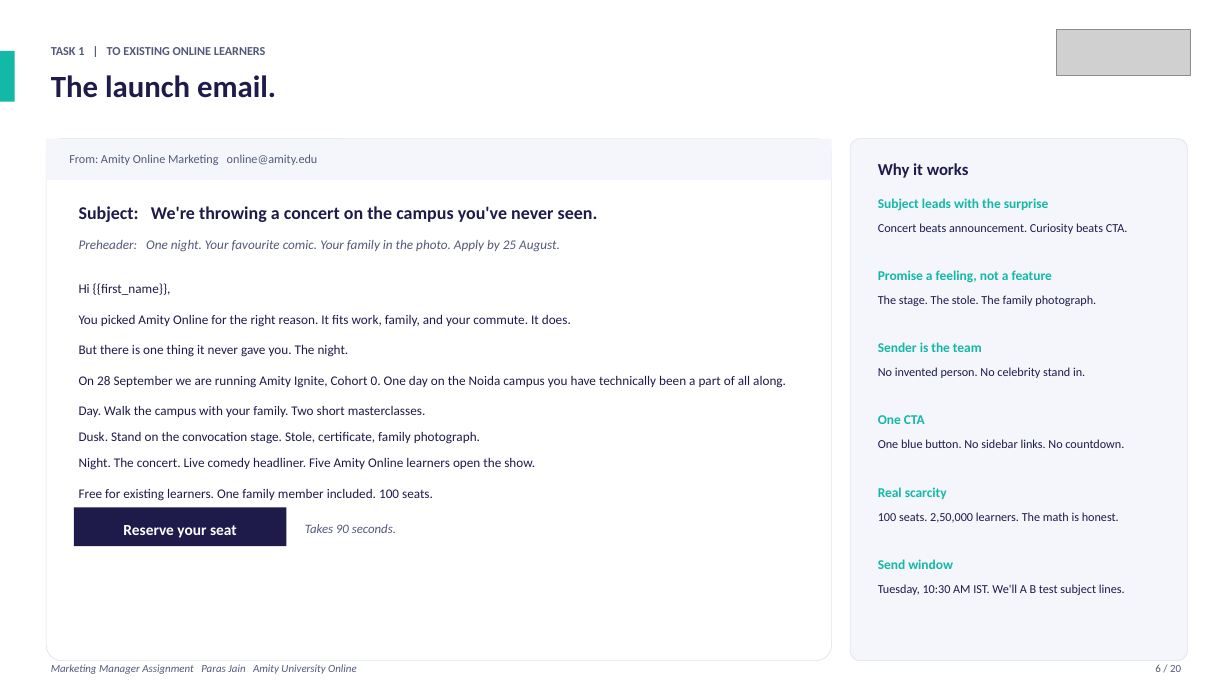
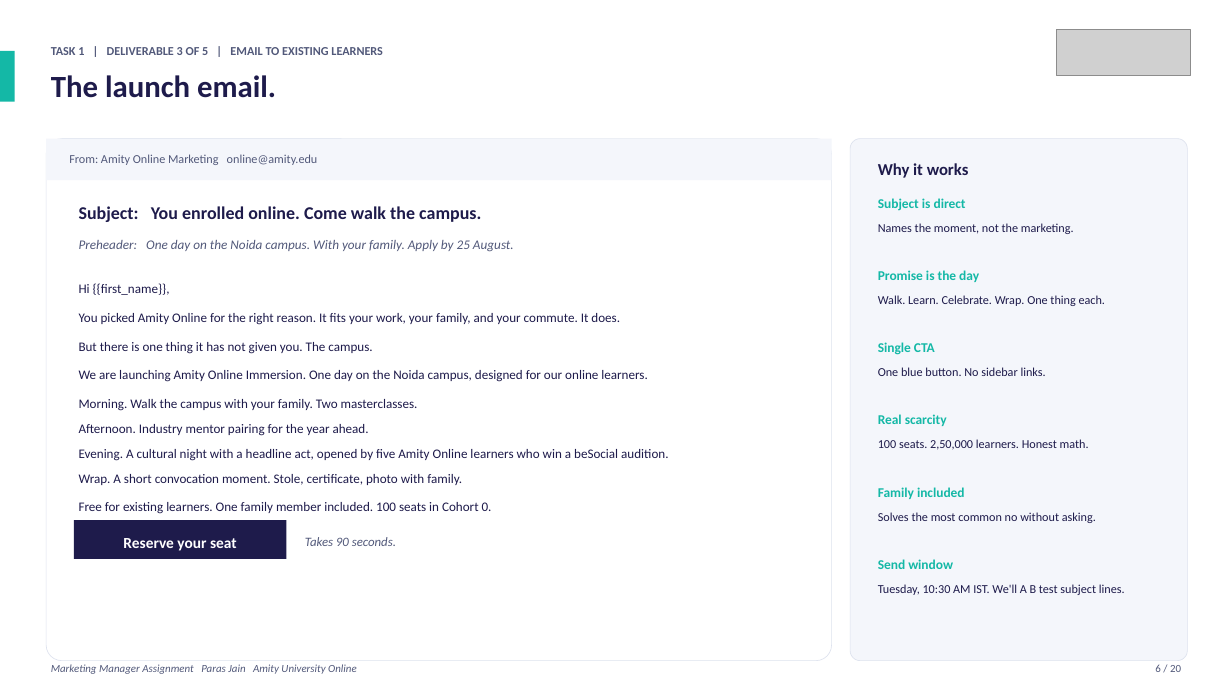
Before and after one commit to parasjain10/amity-marketing-manager-assignment, a slide deck: slide 6 of Amity_Online_Marketing_Manager_Assignment_Paras_Jain_Bloom.pptx. Drawn at 1232x693 pixels with LibreOffice and Linux fonts; fonts in the diff are those of the drawing; grey boxes stand for pictures. Boxes give left, top, right and bottom in pixels: in the first picture for what was removed or moved away, otherwise in the second. Text is boxed around its words. In the diff, an @@ line names an element or a change of style, - is before the commit and + after.

```diff
--- a/Amity_Online_Marketing_Manager_Assignment_Paras_Jain_Bloom.pptx
+++ b/Amity_Online_Marketing_Manager_Assignment_Paras_Jain_Bloom.pptx
@@ text at [51,47,383,55]: text changed @@
-TASK 1 | TO EXISTING ONLINE LEARNERS
+TASK 1 | DELIVERABLE 3 OF 5 | EMAIL TO EXISTING LEARNERS
@@ text at [79,206,481,222]: text changed @@
-Subject: We're throwing a concert on the campus you've never seen.
+Subject: You enrolled online. Come walk the campus.
@@ text at [878,198,966,211]: text changed @@
-Subject leads with the surprise
+Subject is direct
@@ text at [878,223,1074,234]: text changed @@
-Concert beats announcement. Curiosity beats CTA.
+Names the moment, not the marketing.
@@ text at [79,240,514,252]: text changed @@
-Preheader: One night. Your favourite comic. Your family in the photo. Apply by 25 August.
+Preheader: One day on the Noida campus. With your family. Apply by 25 August.
@@ text "Hi {{first_name}}," at [79,283,170,295]: size 10.3 to 10.2 pt @@
@@ text at [878,270,979,282]: text changed @@
-Sender is the team
+Promise is the day
@@ text at [878,295,1105,306]: text changed @@
-The stage. The stole. The family photograph.
+Walk. Learn. Celebrate. Wrap. One thing each.
@@ text removed at [878,270,1052,283] @@
-Promise a feeling, not a feature
@@ text at [79,313,620,325]: text changed; size 10.3 to 10.2 pt @@
-You picked Amity Online for the right reason. It fits work, family, and your commute. It does.
+You picked Amity Online for the right reason. It fits your work, your family, and your commute. It does.
@@ text at [79,342,372,354]: text changed; size 10.3 to 10.2 pt @@
-But there is one thing it never gave you. The night.
+But there is one thing it has not given you. The campus.
@@ text at [878,342,935,355]: text changed @@
-One CTA
+Single CTA
@@ text at [79,370,647,382]: text changed; size 10.3 to 10.2 pt @@
-On 28 September we are running Amity Ignite, Cohort 0. One day on the Noida campus you have technically been a part of all along.
+We are launching Amity Online Immersion. One day on the Noida campus, designed for our online learners.
@@ text at [878,367,1046,376]: text changed @@
-One blue button. No sidebar links. No countdown.
+One blue button. No sidebar links.
@@ text removed at [878,367,1085,378] @@
-No invented person. No celebrity stand in.
@@ text at [79,399,418,411]: text changed; size 10.3 to 10.2 pt @@
-Day. Walk the campus with your family. Two short masterclasses.
+Morning. Walk the campus with your family. Two masterclasses.
@@ text "Real scarcity": place and size @@
-text "Real scarcity" at [878,487,947,499]
+text "Real scarcity" at [878,414,947,426]
@@ text at [79,449,668,461]: text changed; size 10.3 to 10.2 pt @@
-Night. The concert. Live comedy headliner. Five Amity Online learners open the show.
+Evening. A cultural night with a headline act, opened by five Amity Online learners who win a beSocial audition.
@@ text added at [79,424,369,436], 10.2 pt, text #1E1B4B @@
+Afternoon. Industry mentor pairing for the year ahead.
@@ text at [878,439,1089,450]: text changed @@
-100 seats. 2,50,000 learners. The math is honest.
+100 seats. 2,50,000 learners. Honest math.
@@ text at [79,474,462,485]: text changed; size 10.3 to 10.2 pt @@
-Dusk. Stand on the convocation stage. Stole, certificate, family photograph.
+Wrap. A short convocation moment. Stole, certificate, photo with family.
@@ text at [79,502,492,514]: text changed; size 10.3 to 10.2 pt @@
-Free for existing learners. One family member included. 100 seats.
+Free for existing learners. One family member included. 100 seats in Cohort 0.
@@ text added at [878,487,965,499], 10.5 pt, text #14B8A6, bold @@
+Family included
@@ 2 texts, 1 rectangle: place and size @@
-2 texts, 1 rectangle at [74,507,396,546]
+2 texts, 1 rectangle at [74,520,396,559]
@@ text added at [878,512,1096,523], 9.5 pt, text #1E1B4B @@
+Solves the most common no without asking.
```
Also in this commit, not shown: 12 other slides changed, 4 slides added, 4 slides removed, 1 other file.
